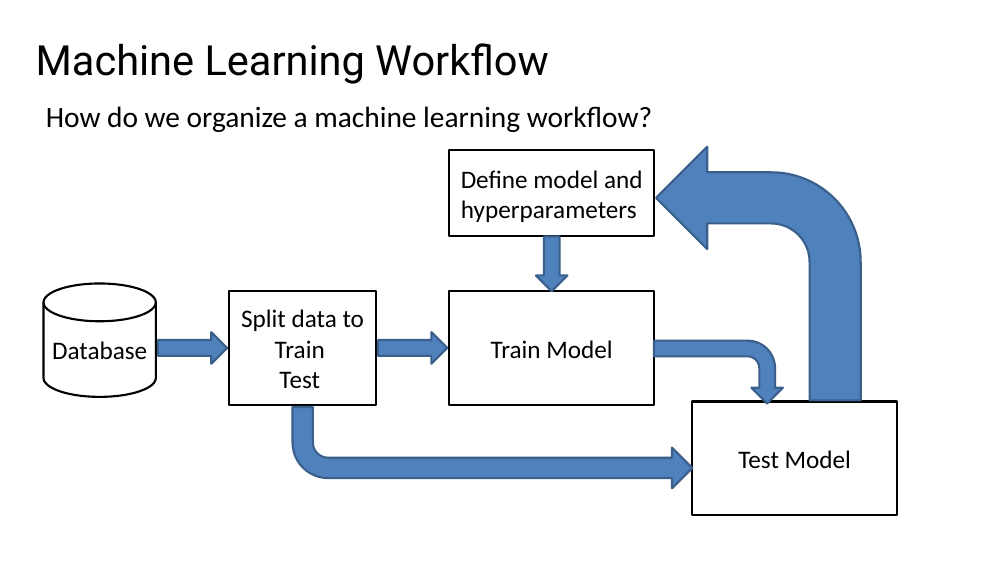
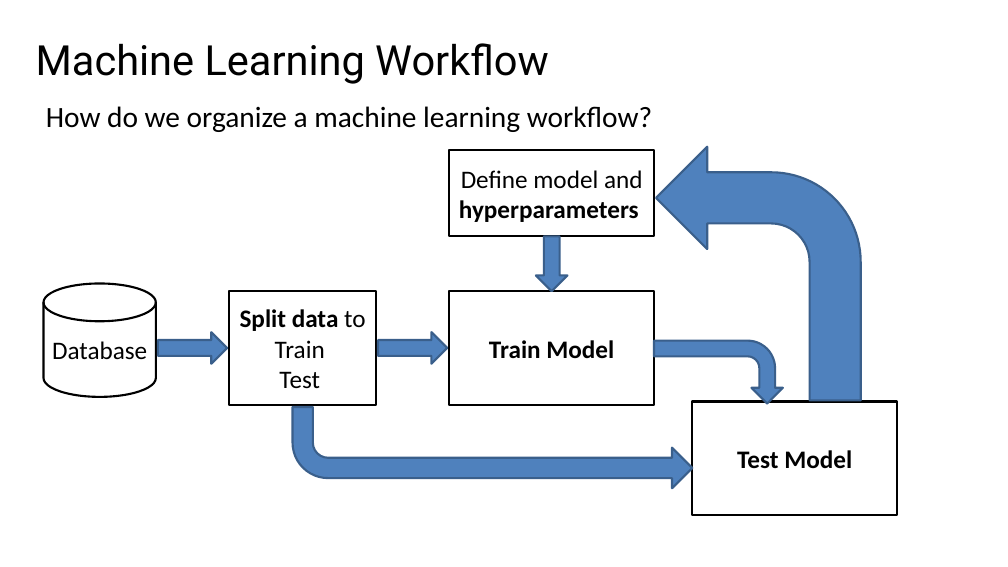
Before and after one commit to StephenElston/CSCI-E25, a slide deck: slide 23 of Slides/4_MachineLearningForCV.pptx (slide 14 before the commit). Drawn at 1008x567 pixels with LibreOffice and Linux fonts; fonts in the diff are those of the drawing. Boxes give left, top, right and bottom in pixels: in the first picture for what was removed or moved away, otherwise in the second. Text is boxed around its words. In the diff, an @@ line names an element or a change of style, - is before the commit and + after.

```diff
--- a/Slides/4_MachineLearningForCV.pptx
+++ b/Slides/4_MachineLearningForCV.pptx
@@ rectangle "Define model and hyperparameters" at box(449, 150, 654, 237): bold on in "hyperparameters" @@
@@ rectangle "Train Model" at box(449, 291, 654, 405): bold on @@
@@ text in rectangle at box(240, 309, 365, 331): bold on in "Split data" @@
@@ rectangle "Test Model" at box(693, 402, 898, 515): bold on @@
```
Also in this commit, not shown: 2 other slides changed, 11 slides added.
